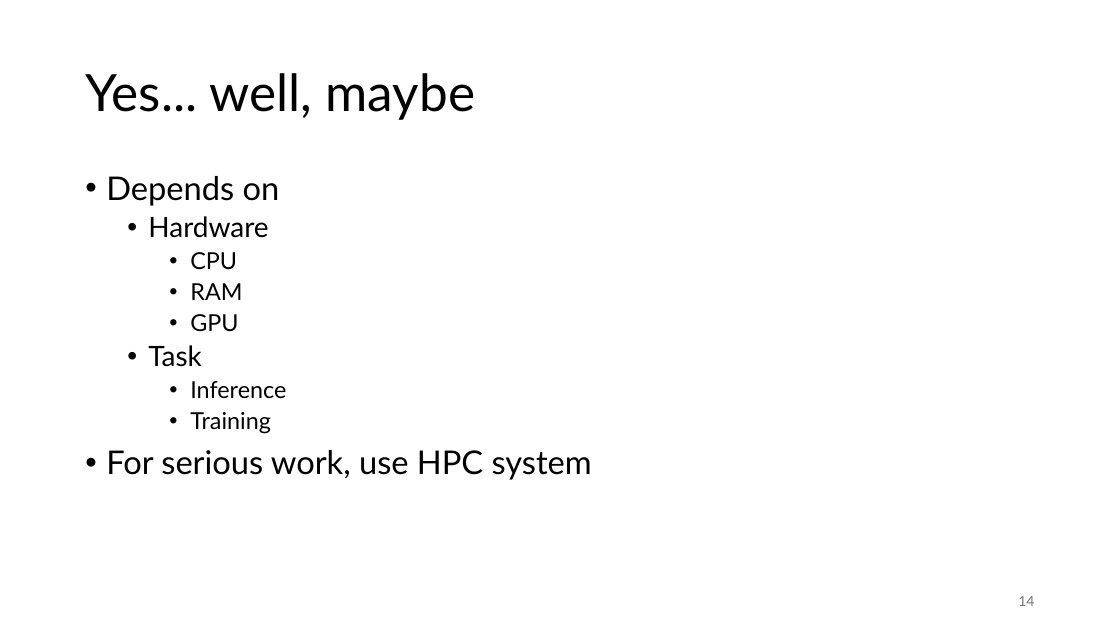
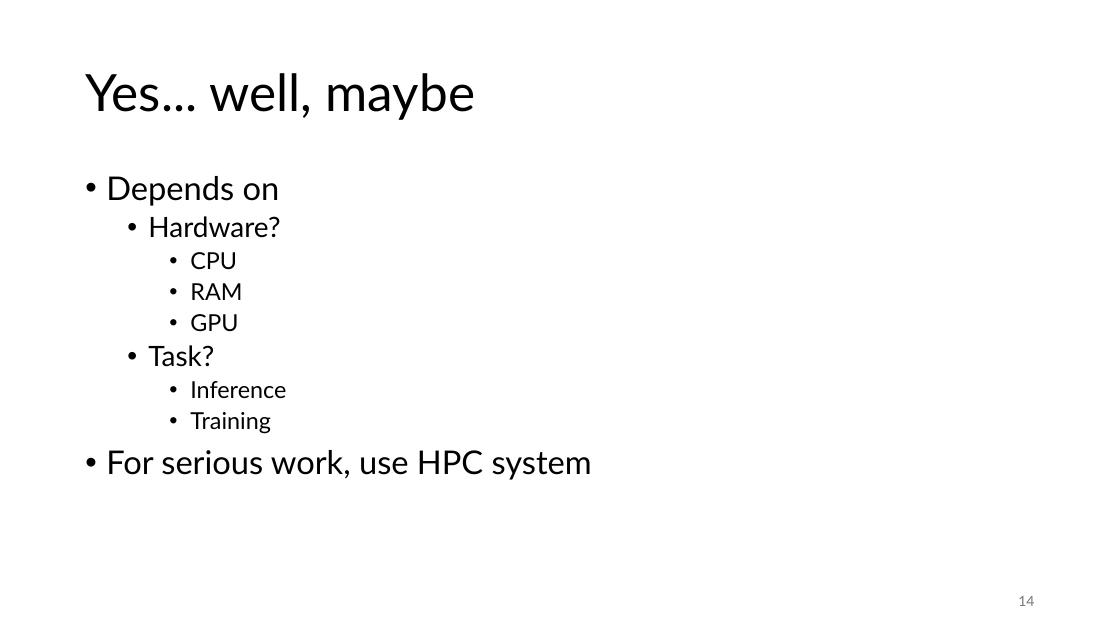
Before and after one commit to gjbex/Deploying-LLMs-locally, a slide deck: slide 14 of local_LLMs.pptx. Drawn at 1120x630 pixels with LibreOffice and Linux fonts; fonts in the diff are those of the drawing. Boxes give left, top, right and bottom in pixels: in the first picture for what was removed or moved away, otherwise in the second. Text is boxed around its words. In the diff, an @@ line names an element or a change of style, - is before the commit and + after.

```diff
--- a/local_LLMs.pptx
+++ b/local_LLMs.pptx
@@ text at [148, 216, 280, 238]: text changed @@
-  • Hardware
+  • Hardware?
@@ text at [148, 345, 214, 367]: text changed @@
-  • Task
+  • Task?
```
Also in this commit, not shown: 4 slides added.
